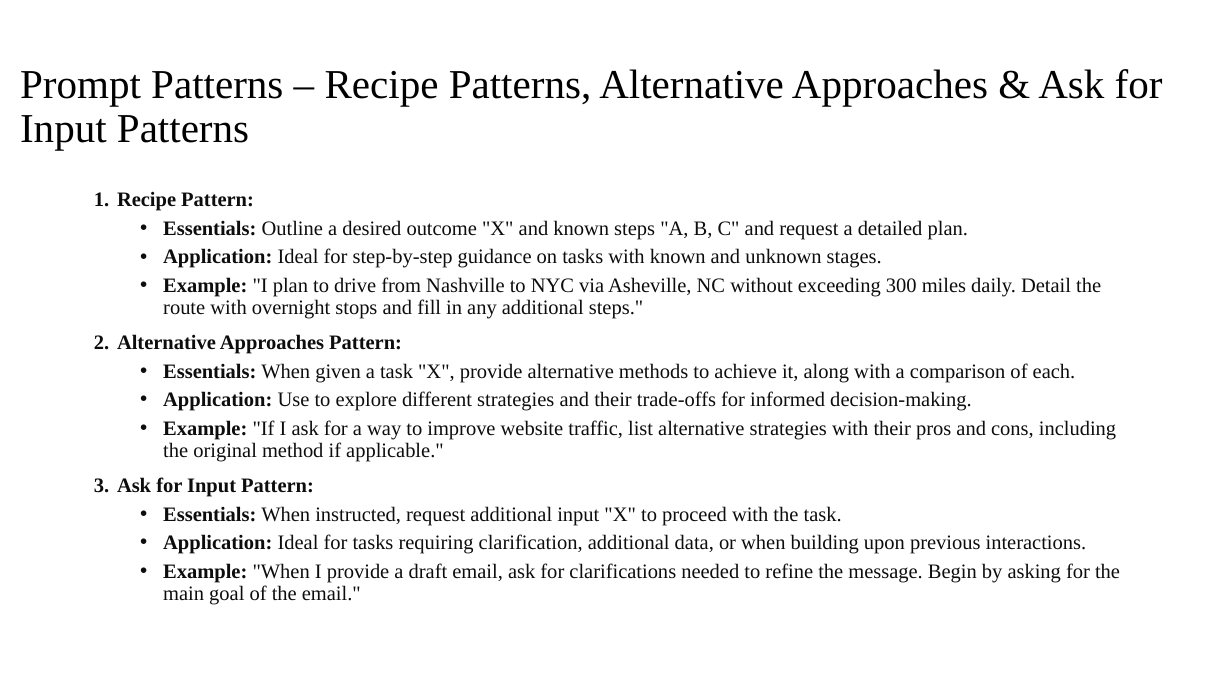
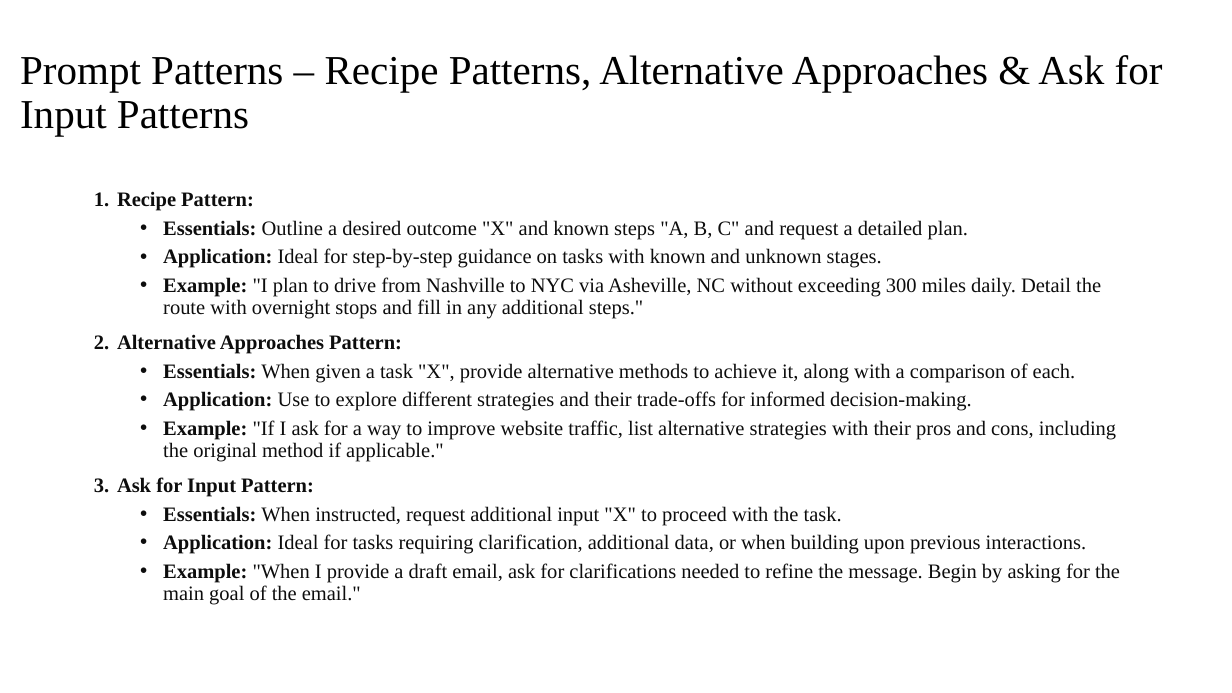
Before and after one commit to Humanitariansai/OPT, a slide deck: slide 18 of PROMPT_ENGINEERING_AND_AI/LLM-Intro_Prompting-SlideDecks_Videos_Quizzes/Introduction to LLMs and Prompting_Module1.pptx. Drawn at 1232x693 pixels with LibreOffice and Linux fonts; fonts in the diff are those of the drawing. Boxes give left, top, right and bottom in pixels: in the first picture for what was removed or moved away, otherwise in the second. Text is boxed around its words. In the diff, an @@ line names an element or a change of style, - is before the commit and + after.

```diff
--- a/PROMPT_ENGINEERING_AND_AI/LLM-Intro_Prompting-SlideDecks_Videos_Quizzes/Introduction to LLMs and Prompting_Module1.pptx
+++ b/PROMPT_ENGINEERING_AND_AI/LLM-Intro_Prompting-SlideDecks_Videos_Quizzes/Introduction to LLMs and Prompting_Module1.pptx
@@ title "Prompt Patterns – Recipe Patterns, ...": place and size @@
-title "Prompt Patterns – Recipe Patterns, ..." at (20, 69, 1163, 150)
+title "Prompt Patterns – Recipe Patterns, ..." at (20, 55, 1163, 136)
```
Also in this commit, not shown: 10 other slides changed, 7 slides added, 4 slides removed.
